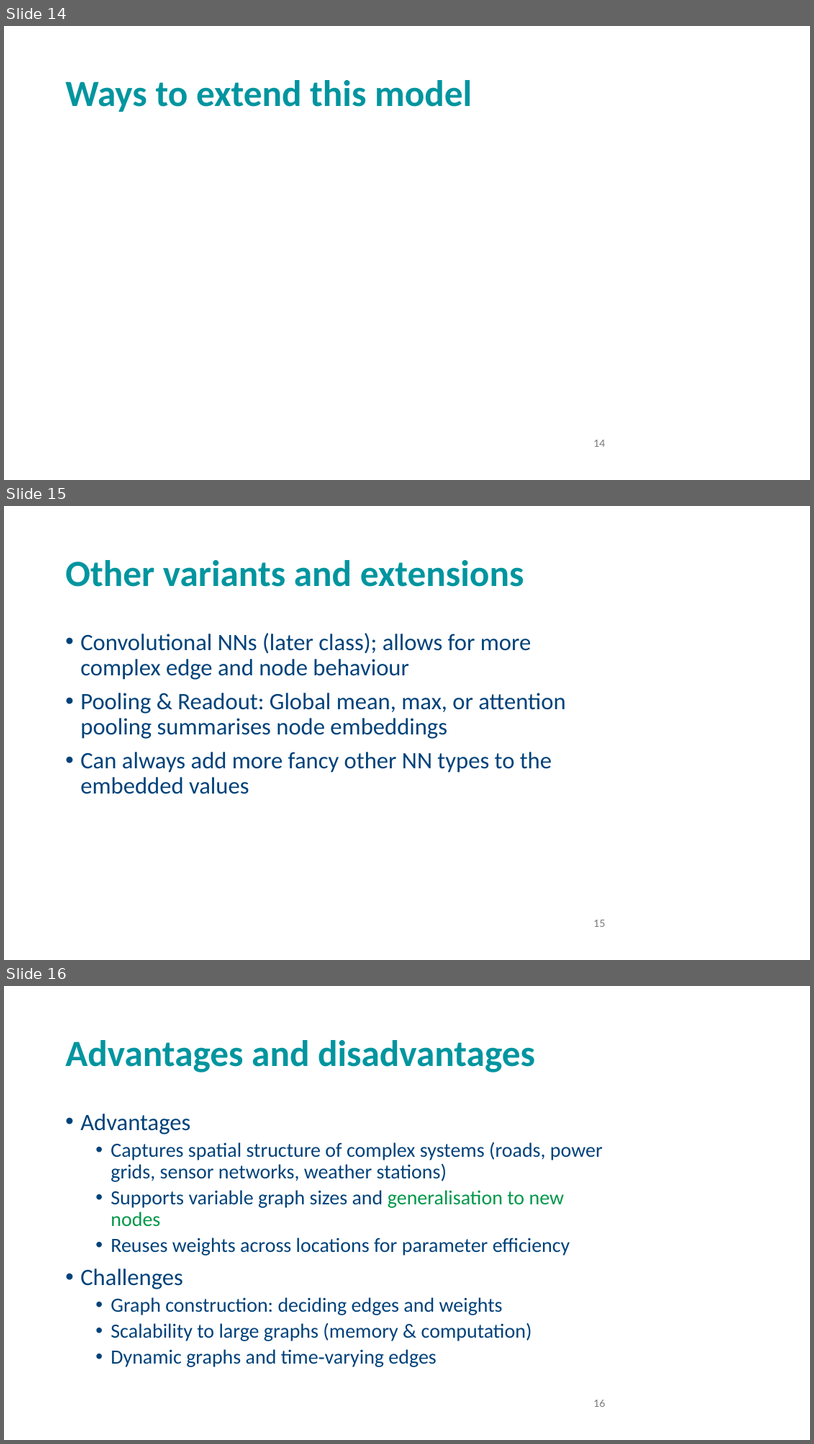
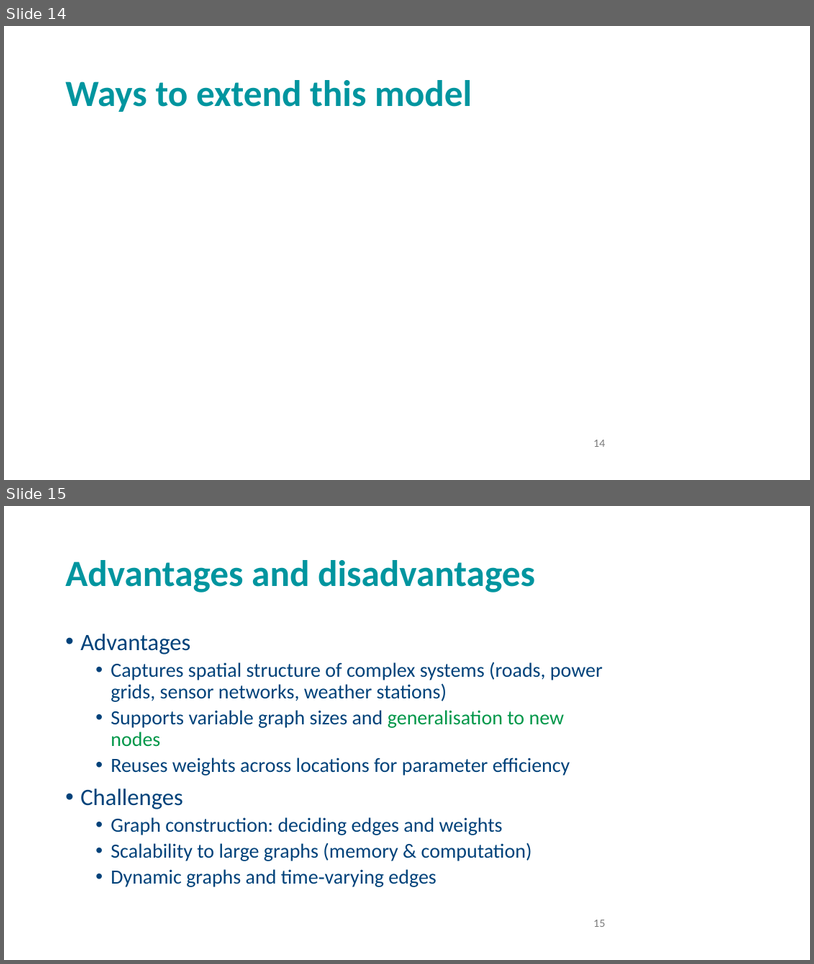
Before and after one commit to andrewcparnell/STAT41130, a slide deck: slides/day 4/D4C1_GNNs.pptx. Shown one above the other, each under a label of ours: slides 14, 15 and 16 before the commit, slides 14 and 15 after it. The pictures are 814x1444 and 814x964 pixels, drawn with LibreOffice and Linux fonts; fonts in the diff are those of the drawing; grey boxes stand for pictures; background and template pictures are left out. Boxes give left, top, right and bottom in pixels: in the first picture for what was removed or moved away, otherwise in the second. Text is boxed around its words. In the diff, an @@ line names an element or a change of style, - is before the commit and + after.

```diff
--- a/slides/day 4/D4C1_GNNs.pptx
+++ b/slides/day 4/D4C1_GNNs.pptx
@@ slide 15 removed at bbox=[4, 506, 810, 960], background picture (left out) @@
@@ title removed at bbox=[65, 560, 525, 587] @@
-Other variants and extensions
@@ text removed at bbox=[80, 633, 566, 794] @@
-• Convolutional NNs (later class); allows for more complex edge and node behaviour
-• Pooling & Readout: Global mean, max, or attention pooling summarises node embeddings
-• Can always add more fancy other NN types to the embedded values
@@ page number removed at bbox=[594, 919, 605, 926] @@
-15
@@ what was slide 16 is now slide 15 @@
@@ page number at bbox=[594, 919, 605, 926]: text changed @@
-16
+15
```
Also in this commit, not shown: 4 slides changed, 19 other files.
